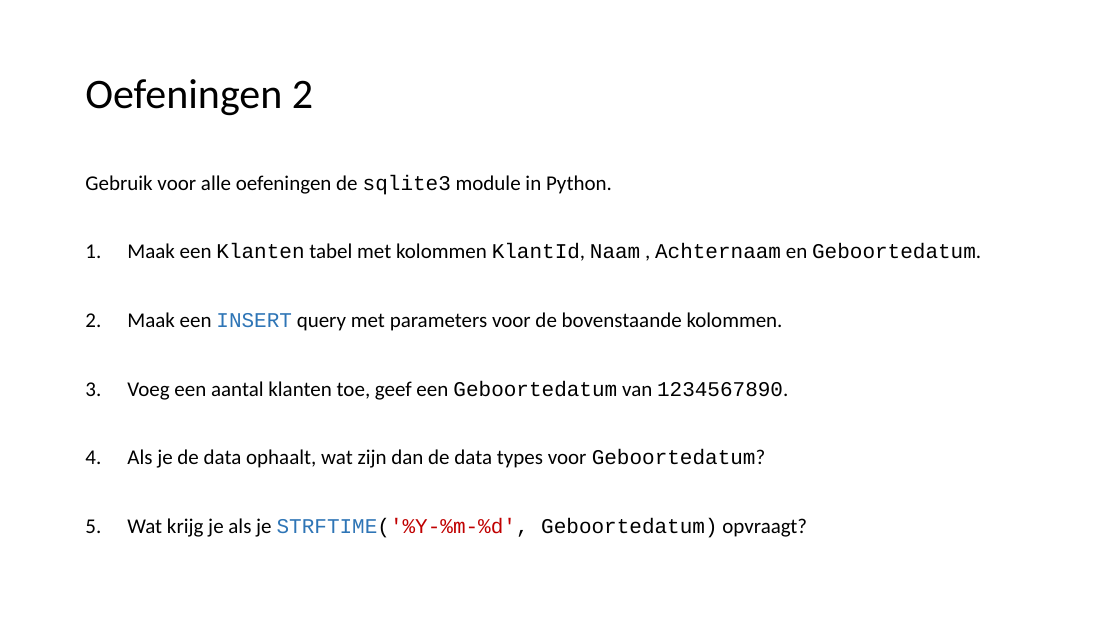
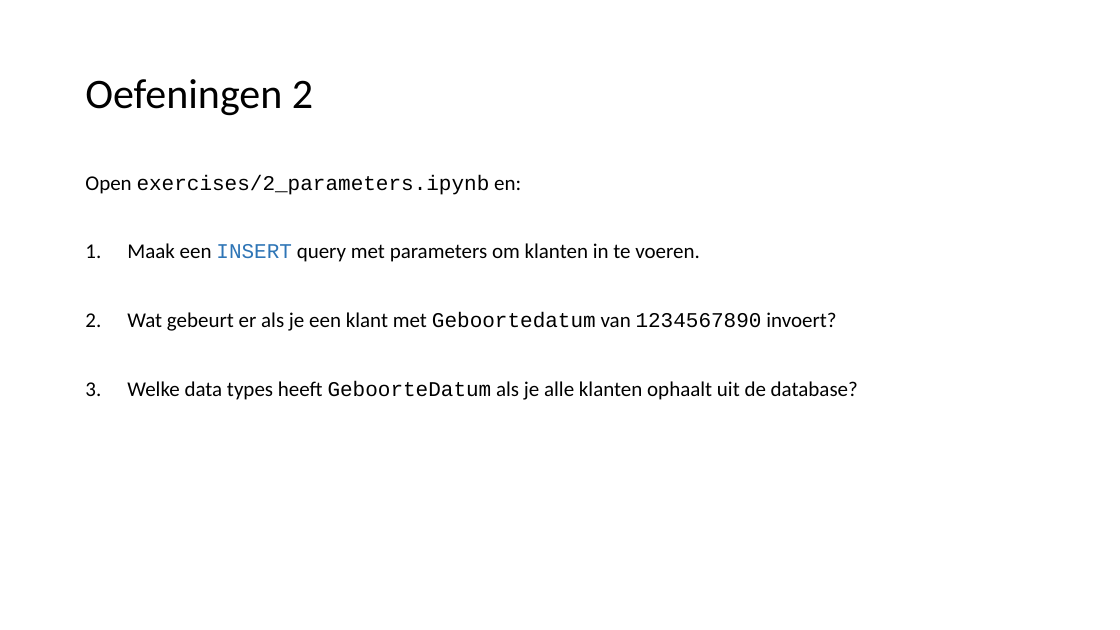
Before and after one commit to LFKoning/knowledge-sharing, a slide deck: slide 34 of sql_course/3_python/3_python.pptx (slide 33 before the commit). Drawn at 1120x630 pixels with LibreOffice and Linux fonts; fonts in the diff are those of the drawing. Boxes give left, top, right and bottom in pixels: in the first picture for what was removed or moved away, otherwise in the second. Text is boxed around its words. In the diff, an @@ line names an element or a change of style, - is before the commit and + after.

```diff
--- a/sql_course/3_python/3_python.pptx
+++ b/sql_course/3_python/3_python.pptx
@@ text at (85, 175, 858, 400): text changed @@
-Gebruik voor alle oefeningen de sqlite3 module in Python.
-1. Maak een Klanten tabel met kolommen KlantId, Naam , Achternaam en Geboortedatum.
-2. Maak een INSERT query met parameters voor de bovenstaande kolommen.
-3. Voeg een aantal klanten toe, geef een Geboortedatum van 1234567890.
-4. Als je de data ophaalt, wat zijn dan de data types voor Geboortedatum?
-5. Wat krijg je als je STRFTIME('%Y-%m-%d', Geboortedatum) opvraagt?
+Open exercises/2_parameters.ipynb en:
+1. Maak een INSERT query met parameters om klanten in te voeren.
+2. Wat gebeurt er als je een klant met Geboortedatum van 1234567890 invoert?
+3. Welke data types heeft GeboorteDatum als je alle klanten ophaalt uit de database?
```
Also in this commit, not shown: 23 other slides changed, 5 slides added, 1 slide removed, 11 other files.
